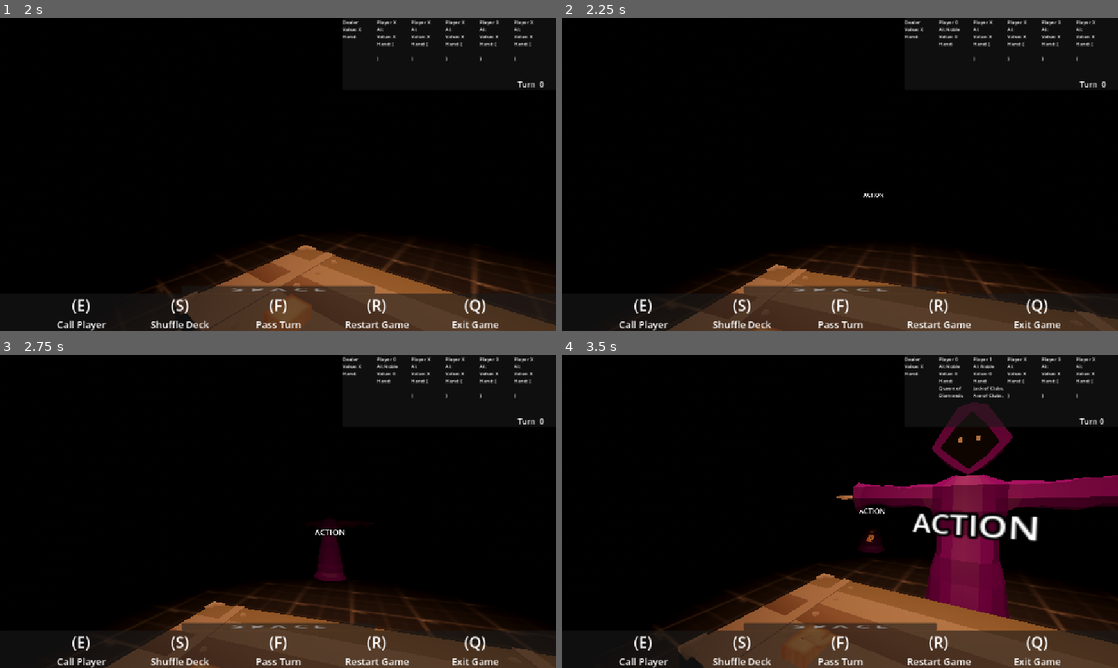
Above: before the commit, frames 1-4 (two rows, left to right).
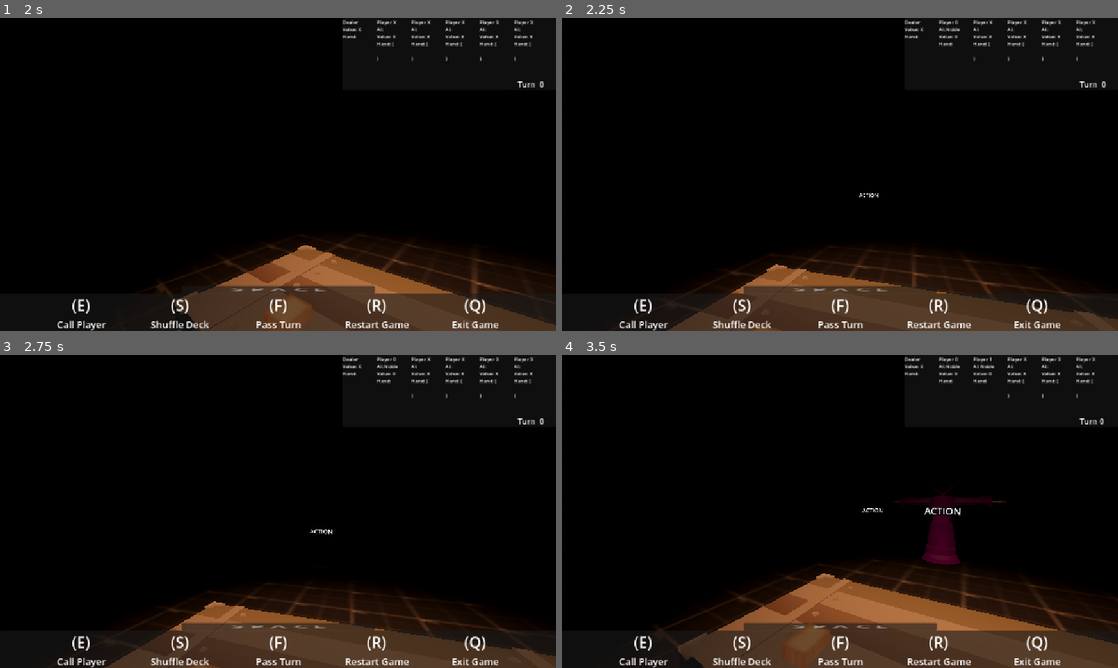
Above: after the commit, the same moments.

Repository: VaporeonLover28/Chrysopoeia
Game: Godot game, scene res://Scenes/blackjack_test_3.tscn
Two runs of this game, one before a commit and one after it. Both use one fixed random seed, a clock stepped at 60 frames per second and the inputs below. This scene is started directly instead of the project's main scene. The engine's default icon, where the game draws it, is replaced by a stand-in: a white triangle on a blue panel in a dark square.
Inputs (mouse positions are in pixels of both pictures, inside the frame that each line leads up to):
- Up to frame 1 (2 s): tap Enter at 0.5 s; move the mouse to (400, 158) at 0.52 s; tap A (a) at 0.6 s; tap B (b) at 0.8, 1.35 s; tap Space (space) at 1.25 s; move the mouse to (250, 174) at 1.27 s; tap D (d) at 1.55 s
- Up to frame 2 (2.25 s): tap Enter at 2 s; move the mouse to (851, 168) at 2.02 s; hold E (e) from 2.03 s (still down); tap D (d) at 2.1 s
- Up to frame 3 (2.75 s): keep holding E (e)
- Up to frame 4 (3.5 s): move the mouse to (834, 517) at 2.77 s; release E (e) at 2.78 s; tap E (e) at 2.85 s; tap F (f) at 3.05 s

Frame 1 is identical in both runs. In frame 2, less than 0.1% of the frame differs, in the area x 53-58%, y 56-58%; in frame 3, 0.7%; in frame 4, 10%, in the area x 43-100%, y 10-91%.

Commit message:
Adjust card timer and NPC movement speed
stuff was temporarily very fast for testing, now at normal levels if someone wants to test the current version

Diff:
--- a/Scenes/blackjack_test_3.tscn
+++ b/Scenes/blackjack_test_3.tscn
@@ -38,7 +38,7 @@
 one_shot = true
 
 [node name="card_distr_timer" type="Timer" parent="."]
-wait_time = 0.1
+wait_time = 0.5
 
 [node name="WorldEnvironment" type="WorldEnvironment" parent="."]
 environment = SubResource("Environment_dft26")
--- a/Script/blackjack_npc.gd
+++ b/Script/blackjack_npc.gd
@@ -22,7 +22,7 @@
 		var destination = nav.get_next_path_position()
 		var local_destination = destination - global_position
 		var dir = local_destination.normalized()
-		velocity = dir * 4
+		velocity = dir * 2
 		look_at(transform.basis.z * -1)
 		rotation.x = 0
 		rotation.z = 0
